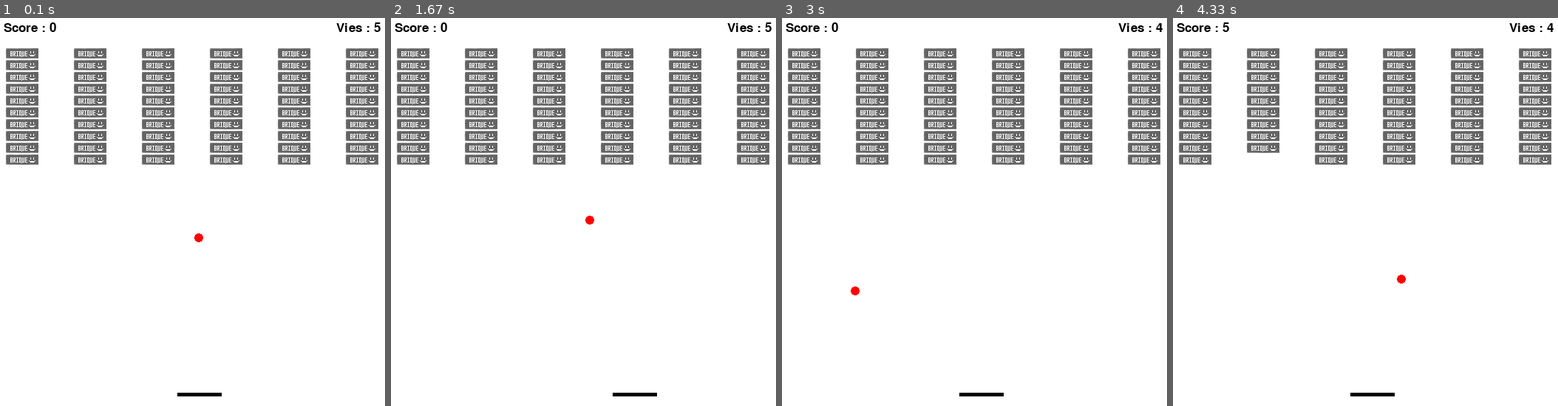
Above: before the commit, frames 1-4 (left to right).
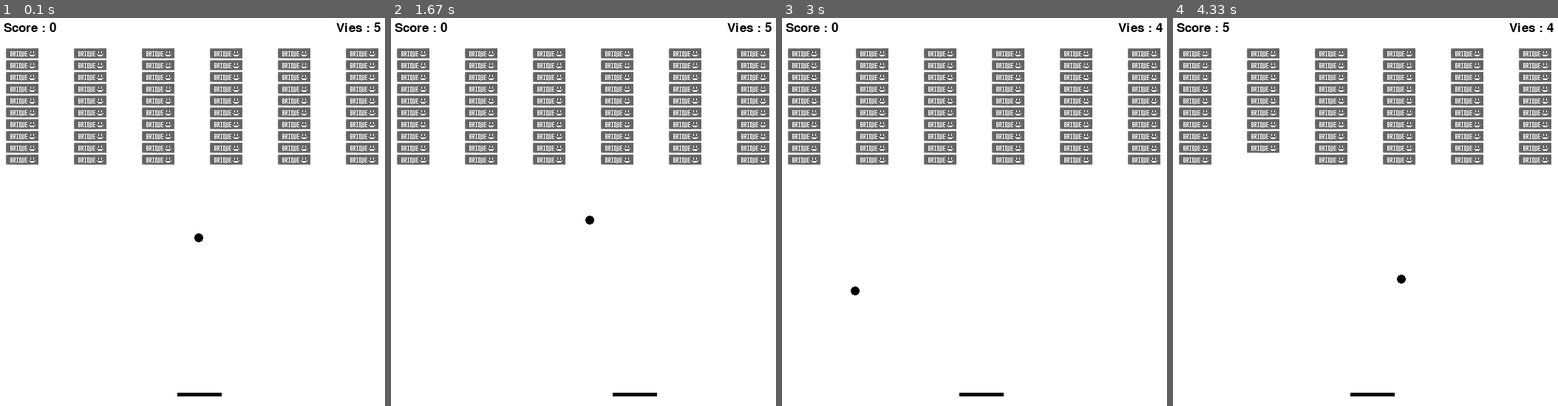
Above: after the commit, the same moments.

Repository: Killy85/game_ai_trainer
Game: pygame game, started from game/Testing_ia.py
Two runs of this game, one before a commit and one after it. Both use one fixed random seed, a clock stepped at 60 frames per second and the inputs below.
Inputs:
- Up to frame 1 (0.1 s): no input
- Up to frame 2 (1.67 s): no input
- Up to frame 3 (3 s): no input
- Up to frame 4 (4.33 s): no input

The runs differ from the first frame. In frame 1, less than 0.1% of the frame differs, in the area x 50-53%, y 55-58%; in frame 2, less than 0.1%; in frame 3, less than 0.1%; in frame 4, less than 0.1%.

Commit message:
update balle sprites

Diff:
--- a/game/game_adapted.py
+++ b/game/game_adapted.py
@@ -329,6 +329,9 @@
     def move(self, action):
         return self.update_frame(action)
 
+    def render(self, limit_fps):
+        self.limit_fps = limit_fps
+
 
 if __name__ == '__main__':
     Game_adapted().main()
Binary file changed: game/images/balle.GIF
